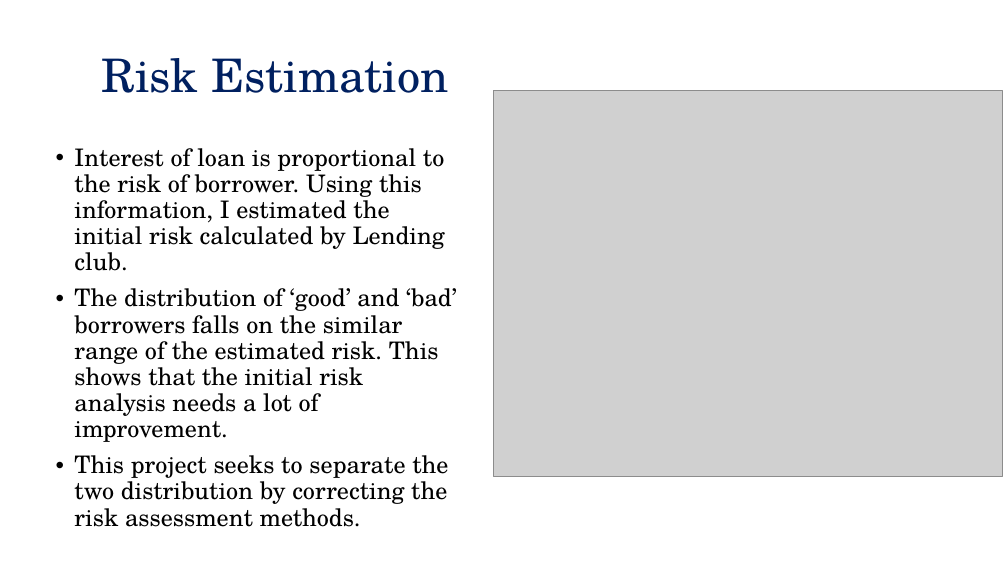
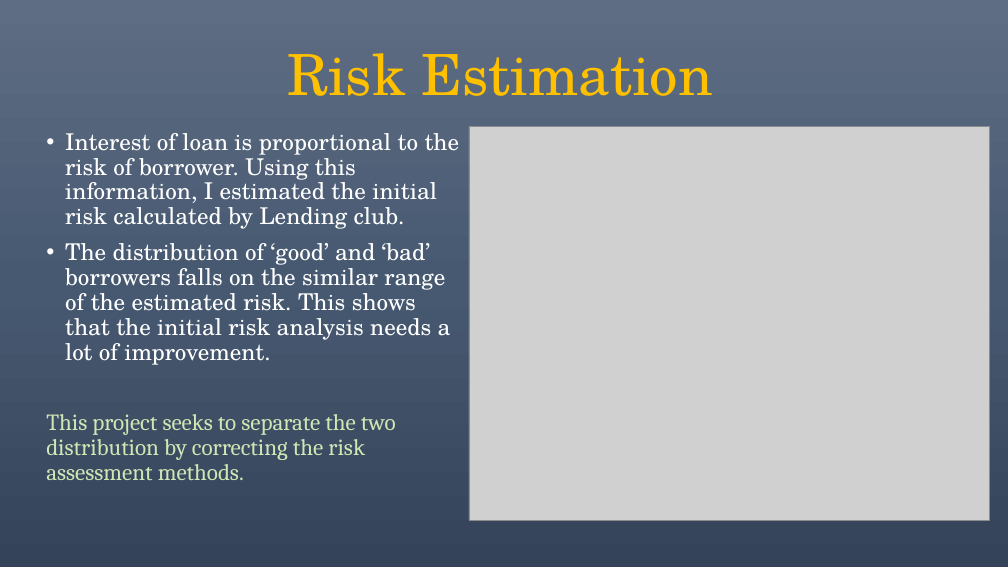
Before and after one commit to lekhnath12/CAPSTONE_II, a slide deck: slide 6 of Slide Deck.pptx. Drawn at 1008x567 pixels with LibreOffice and Linux fonts; fonts in the diff are those of the drawing; grey boxes stand for pictures. Boxes give left, top, right and bottom in pixels: in the first picture for what was removed or moved away, otherwise in the second. Text is boxed around its words. In the diff, an @@ line names an element or a change of style, - is before the commit and + after.

```diff
--- a/Slide Deck.pptx
+++ b/Slide Deck.pptx
@@ background #FFFFFF to gradient #5E6D85 to #495A73 to #35445A @@
@@ title "Risk Estimation" at box(287, 53, 713, 96): size 44 to 54 pt, text colour #002060 to #FFC000 @@
@@ line removed from (594, 242) to (789, 78) @@
@@ text "Interest of loan is proportional ...": place and size @@
-text "Interest of loan is proportional ..." at box(74, 148, 457, 527)
+text "Interest of loan is proportional ..." at box(46, 133, 460, 480)
@@ text "Interest of loan is proportional ..." at box(46, 133, 460, 480): size 23 to 22 pt; text colour #000000 to #FFFFFF in "Interest of loan is proportional to the ...", "The distribution of ‘good’ and ‘bad’ borrowers ..."; font TeX Gyre Schola to Cambria, text colour #000000 to #D1E6B5 in "This project seeks to separate the two ..."; bullet • to none @@
@@ picture: place and size @@
-picture at box(493, 91, 1003, 477)
+picture at box(469, 126, 989, 520)
```
Also in this commit, not shown: 15 other slides changed.
